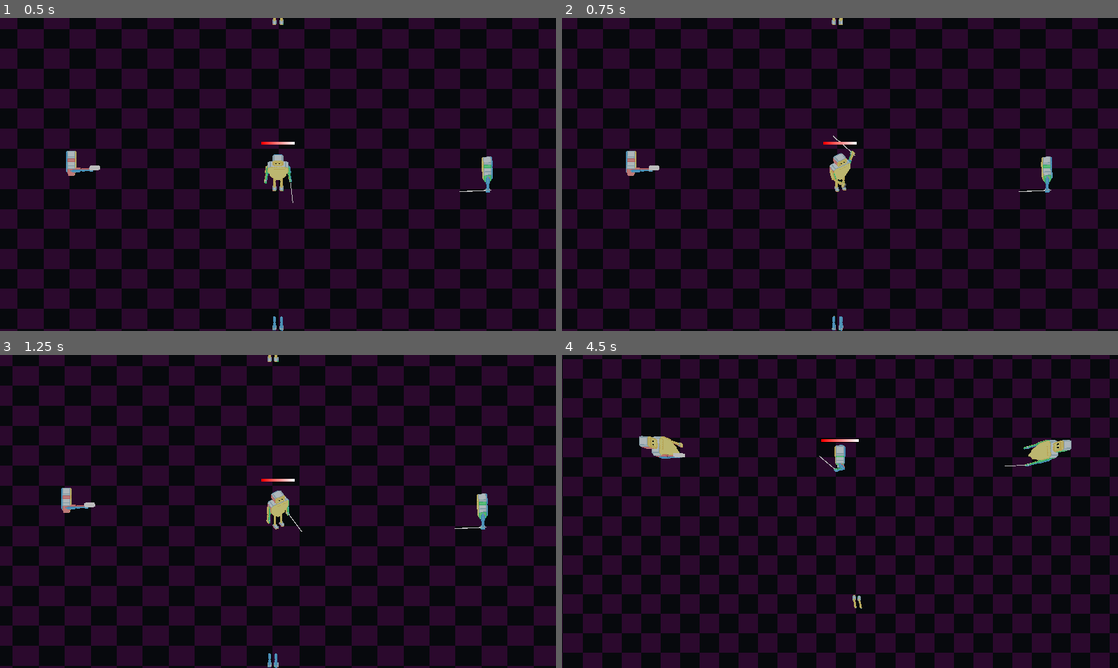
Above: before the commit, frames 1-4 (two rows, left to right).
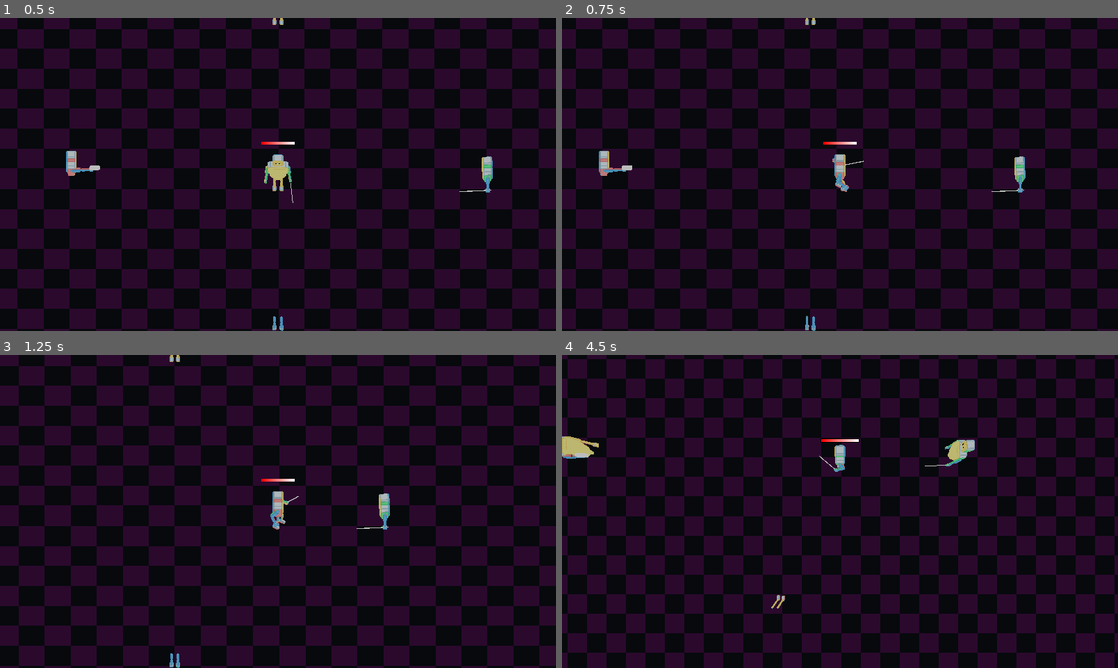
Above: after the commit, the same moments.

Repository: markguinn/kitbash-toy-clash
Game: Godot game, scene res://levels/dev/proto2.tscn
Same seed, same stepped clock (60 frames per second), same inputs: the game is played once before the commit and once after it.
Inputs:
- Up to frame 1 (0.5 s): no input
- Up to frame 2 (0.75 s): tap Enter at 0.5 s; hold Right (right) from 0.53 s (still down); hold Z (attack1) from 0.53 s (still down)
- Up to frame 3 (1.25 s): keep holding Right (right); keep holding Z (attack1)
- Up to frame 4 (4.5 s): release Right (right) at 1.28 s; release Z (attack1) at 1.28 s; hold S (down) 1.28-2.03 s; tap Tab (switch_cam) at 1.35, 2.85, 4.35 s; hold Right (right) 2.03-2.78 s; hold Z (attack1) 2.03-2.78 s; hold W (up) 2.78-3.53 s; hold Z (attack1) 3.53-4.28 s; hold Left (left) from 3.53 s (still down)

Frame 1 is identical in both runs. In frame 2, 96% of the frame differs, in the area x 0-100%, y 0-100%; in frame 3, 23%; in frame 4, 25%.

Commit message:
each part can have its own attack cooldown

Diff:
--- a/common/body_part.gd
+++ b/common/body_part.gd
@@ -23,7 +23,6 @@
 ## additional animation tracks that should be copied
 ## (beyond the ones that touch the actual part and its children)
 @export var extra_tracks: Array[String] = []
-
 @export var stats: StatBlock
 
 var container: BodyPartContainer
--- a/common/body_part_container.gd
+++ b/common/body_part_container.gd
@@ -31,7 +31,18 @@
 var stats: StatBlock
 var parts: Array[BodyPart] = []
 var can_move := true
-var can_attack := true
+var last_attack_at: int
+
+
+var can_attack: bool:
+	get():
+		return (
+			stats.attack_cooldown > 0
+			and last_attack_at + stats.attack_cooldown < Now.msec
+		)
+	set(v):
+		last_attack_at = 0 if v else Now.msec + 1000
+
 
 func _ready() -> void:
 	if not host:
@@ -46,6 +57,7 @@
 	if not base_stats:
 		base_stats = StatBlock.new()
 	_find_body_parts(self)
+	_calc_stats()
 	parts_changed.connect(_on_parts_changed)
 	attack_start.connect(_on_attack_start)
 	attack_end.connect(_on_attack_end)
@@ -63,12 +75,11 @@
 # TODO: don't do this if no body parts have an attack
 func _on_attack_start(_dir: Vector3) -> void:
 	can_move = false
-	can_attack = false
+	last_attack_at = Now.msec
 
 
 func _on_attack_end(_dir: Vector3) -> void:
 	can_move = true
-	can_attack = true
 
 
 func _calc_stats() -> void:
--- a/common/stat_block.gd
+++ b/common/stat_block.gd
@@ -10,15 +10,19 @@
 @export var armor: float = 1.0
 # what else? luck?
 
-# this should be absolute seconds i think
-@export var attack_cooldown: float = 0.5
-@export var special_attack_cooldown: float = 5.0
+# milliseconds, 0 means it doesn't impact the stats at all
+@export var attack_cooldown: int = 0
+@export var special_attack_cooldown: float = 0
 @export var min_collider_height: float = 2.0
 
 
 func merge(blocks_or_parts: Array) -> void:
+	var total_attack_cooldown := 1 if attack_cooldown > 0 else 0
 	for bop in blocks_or_parts:
 		var b: StatBlock = bop if bop is StatBlock else bop.stats
-		attack_cooldown += b.attack_cooldown
+		if b.attack_cooldown > 0:
+			attack_cooldown += b.attack_cooldown
+			total_attack_cooldown += 1
 		min_collider_height = max(min_collider_height, b.min_collider_height)
-	attack_cooldown /= blocks_or_parts.size() + 1
+	if total_attack_cooldown > 0:
+		attack_cooldown = roundi(attack_cooldown / total_attack_cooldown)
--- a/player/generic_temp/temp_body_1.tscn
+++ b/player/generic_temp/temp_body_1.tscn
@@ -8,7 +8,7 @@
 
 [sub_resource type="Resource" id="Resource_xnjbx"]
 script = ExtResource("5_7qy1q")
-attack_cooldown = 0.6
+attack_cooldown = 700
 metadata/_custom_type_script = "uid://dwctbgtrj80mq"
 
 [node name="blockbench_export" unique_id=1797291781 instance=ExtResource("1_fug3q")]
@@ -29,6 +29,7 @@
 script = ExtResource("4_nflsb")
 slot = 3
 extra_tracks = Array[String](["root/torso"])
+has_attack = true
 stats = SubResource("Resource_xnjbx")
 
 [node name="right_arm" parent="root/torso" index="3" unique_id=1196472177]
--- a/player/generic_temp/temp_body_2.tscn
+++ b/player/generic_temp/temp_body_2.tscn
@@ -9,7 +9,7 @@
 
 [sub_resource type="Resource" id="Resource_xnjbx"]
 script = ExtResource("6_xnjbx")
-attack_cooldown = 0.3
+attack_cooldown = 100
 metadata/_custom_type_script = "uid://dwctbgtrj80mq"
 
 [sub_resource type="Resource" id="Resource_nflsb"]
--- a/player/player.gd
+++ b/player/player.gd
@@ -102,6 +102,8 @@
 
 func _attack() -> void:
 	is_attacking = true
+	if animation_player.current_animation == &"attack":
+		animation_player.stop()
 	animation_player.play(&"attack")
 	body_root.attack_start.emit(cur_dir)
 	await animation_player.animation_finished
